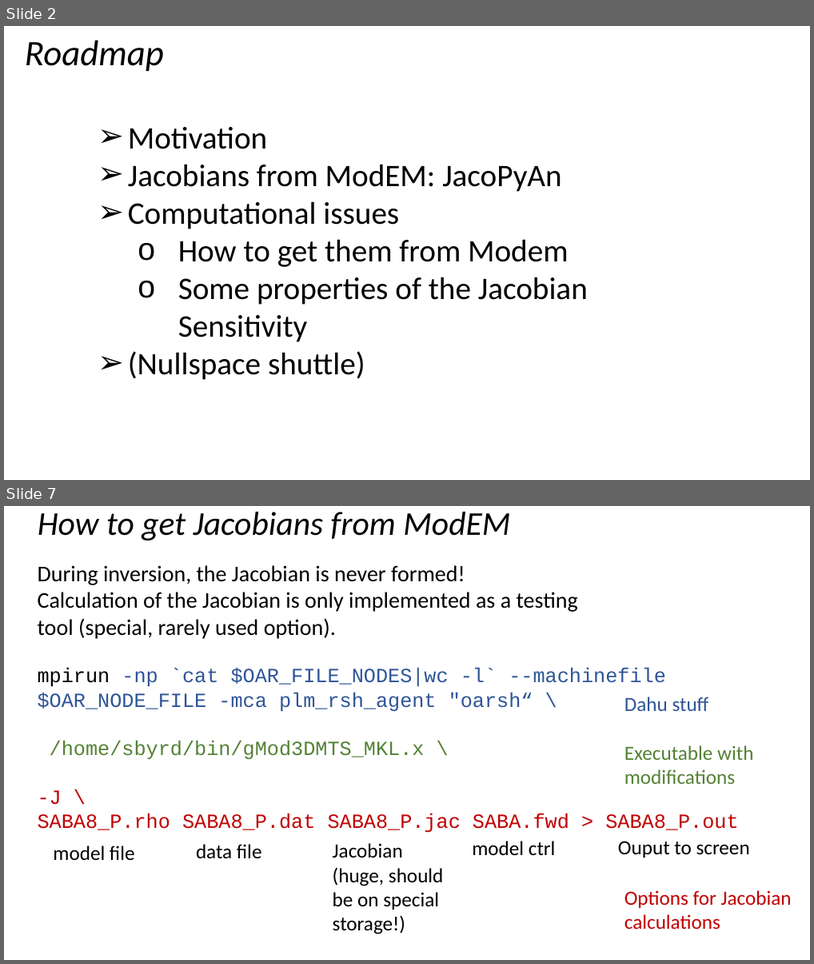
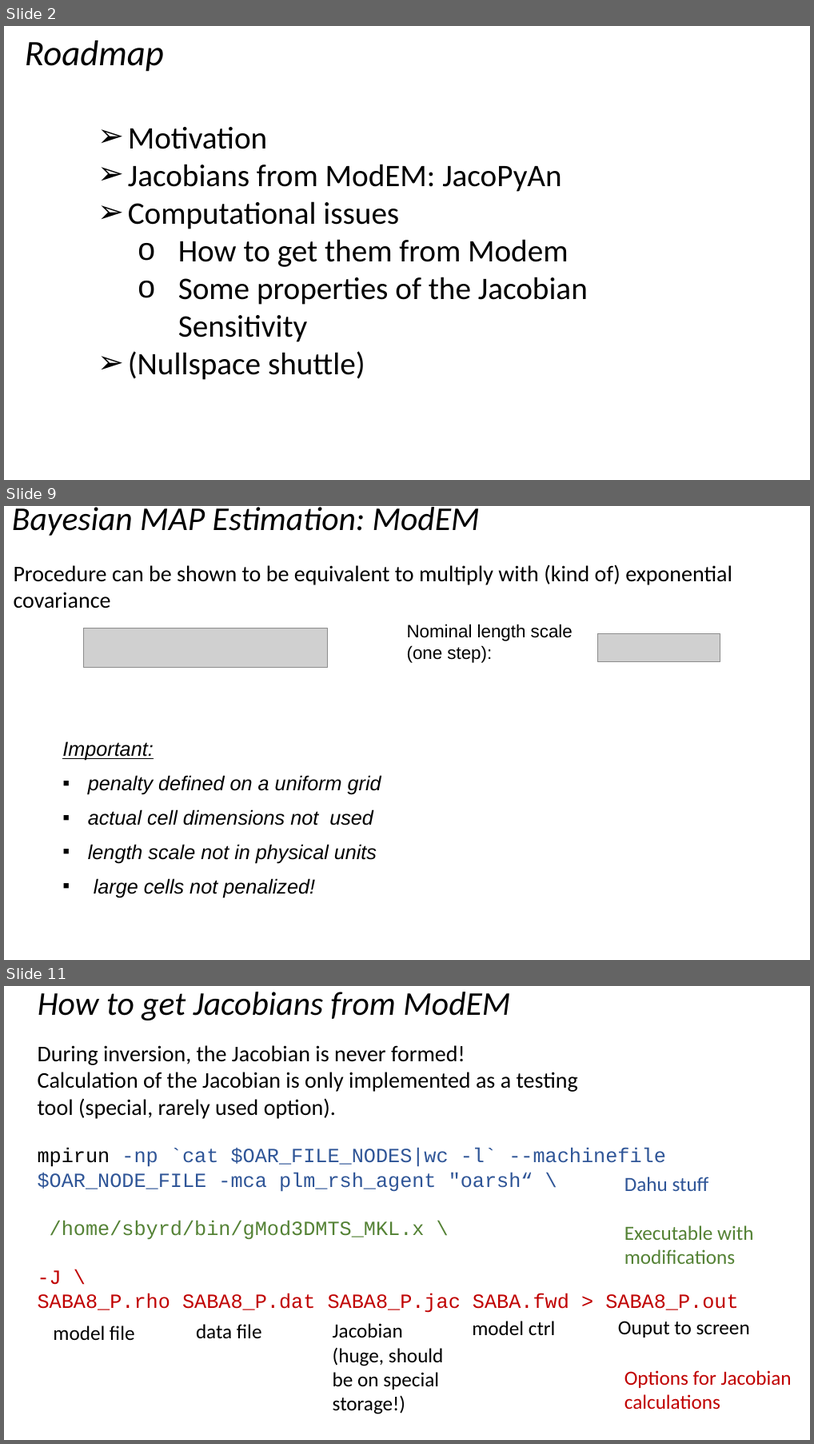
Before and after one commit to volkerrath/JacoPyAn, a slide deck: doc/Rathetal_MT-Jacobians.pptx. Shown one above the other, each under a label of ours: slides 2 and 7 before the commit, slides 2, 9 and 11 after it; the slides between them are not shown. The pictures are 814x964 and 814x1444 pixels, drawn with LibreOffice and Linux fonts; fonts in the diff are those of the drawing; grey boxes stand for pictures. Boxes give left, top, right and bottom in pixels: in the first picture for what was removed or moved away, otherwise in the second. Text is boxed around its words. In the diff, an @@ line names an element or a change of style, - is before the commit and + after.

```diff
--- a/doc/Rathetal_MT-Jacobians.pptx
+++ b/doc/Rathetal_MT-Jacobians.pptx
@@ slide 9 added at bbox=[4, 506, 810, 960], background #FFFFFF @@
@@ text added at bbox=[12, 507, 480, 536], 29.7 pt, text #000000, italic @@
+Bayesian MAP Estimation: ModEM
@@ text added at bbox=[14, 564, 733, 608], 20 pt, text #000000 @@
+Procedure can be shown to be equivalent to multiply with (kind of) exponential covariance
@@ text added at bbox=[407, 624, 573, 663], 16 pt, text #000000 @@
+Nominal length scale
+(one step):
@@ picture added at bbox=[83, 628, 327, 668] @@
@@ picture added at bbox=[598, 634, 721, 662] @@
@@ text added at bbox=[62, 741, 382, 897], 18 pt, text #000000, italic @@
+Important:
+▪ penalty defined on a uniform grid
+▪ actual cell dimensions not used
+▪ length scale not in physical units
+▪ large cells not penalized!
@@ what was slide 7 is now slide 11 @@
```
Also in this commit, not shown: 7 slides changed, 4 other slides added, 1 slide removed, 37 other files.
